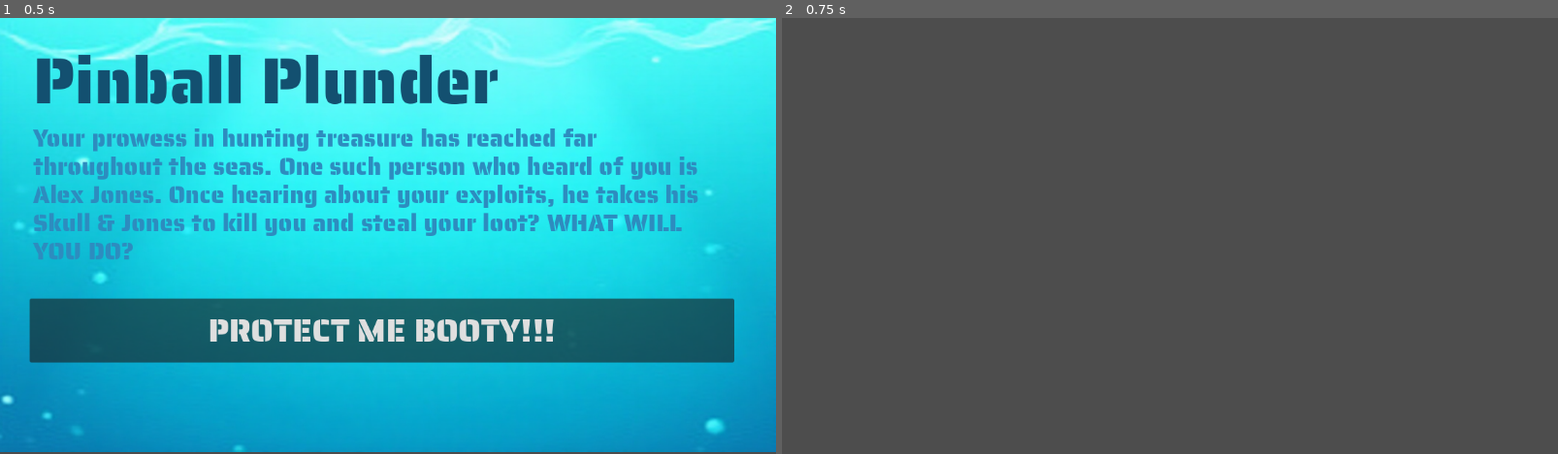
Above: before the commit, frames 1-2 (left to right).
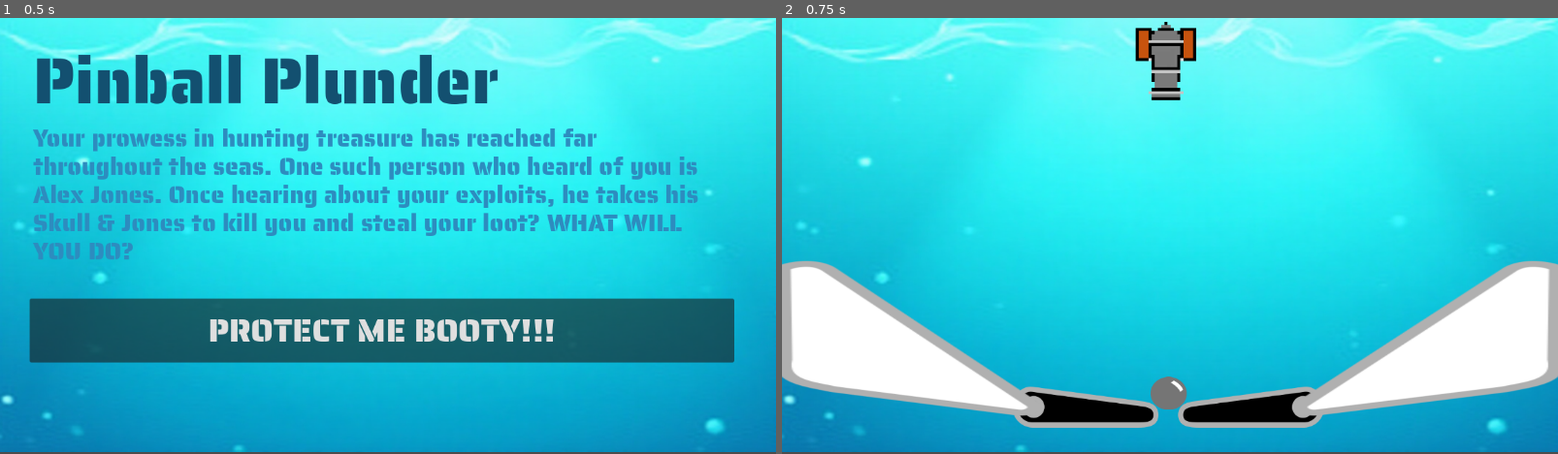
Above: after the commit, the same moments.

Repository: amodhakal/pinball-plunder
Game: Godot game, scene res://scenes/Title.tscn
Same seed, same stepped clock (60 frames per second), same inputs: the game is played once before the commit and once after it.
Inputs:
- Up to frame 1 (0.5 s): no input
- Up to frame 2 (0.75 s): click "PROTECT ME BOOTY!!!" at 0.5 s

Frame 1 is identical in both runs. In frame 2, 99% of the frame differs, in the area x 0-100%, y 0-100%.

Commit message:
Added basic shapes and layout

Diff:
--- a/scenes/Game.tscn
+++ b/scenes/Game.tscn
@@ -1,3 +1,46 @@
-[gd_scene format=3 uid="uid://clo5ro7xhnnkh"]
+[gd_scene load_steps=6 format=3 uid="uid://clo5ro7xhnnkh"]
+
+[ext_resource type="Texture2D" uid="uid://dcqt8bqykipxn" path="res://assets/background.png" id="1_s0mc2"]
+[ext_resource type="Texture2D" uid="uid://dvciojc1o2mq2" path="res://assets/flipper.png" id="2_vbjh6"]
+[ext_resource type="Texture2D" uid="uid://hr5tqv7cdfvf" path="res://assets/triangle.png" id="3_246a4"]
+[ext_resource type="Texture2D" uid="uid://dg2dg4a88kmga" path="res://assets/cannon.png" id="4_eaxl0"]
+[ext_resource type="Texture2D" uid="uid://bs67gss42v31x" path="res://assets/ball.png" id="5_4nvdx"]
 
 [node name="Game" type="Node2D"]
+
+[node name="Background" type="Sprite2D" parent="."]
+position = Vector2(577, 317.5)
+scale = Vector2(1.08519, 0.909722)
+texture = ExtResource("1_s0mc2")
+
+[node name="LeftFlipper" type="Sprite2D" parent="."]
+position = Vector2(450.462, 578.258)
+rotation = -3.14159
+scale = Vector2(0.660576, -0.674566)
+texture = ExtResource("2_vbjh6")
+
+[node name="RightFlipper" type="Sprite2D" parent="."]
+position = Vector2(696.554, 578.258)
+scale = Vector2(0.660877, 0.674113)
+texture = ExtResource("2_vbjh6")
+
+[node name="RightTriangle" type="Sprite2D" parent="."]
+position = Vector2(959.542, 476.04)
+scale = Vector2(2.05541, 0.76278)
+texture = ExtResource("3_246a4")
+
+[node name="LeftTriangle" type="Sprite2D" parent="."]
+position = Vector2(188.492, 476.04)
+rotation = 3.14159
+scale = Vector2(2.01438, -0.763226)
+texture = ExtResource("3_246a4")
+
+[node name="Cannon" type="Sprite2D" parent="."]
+position = Vector2(570, 64)
+scale = Vector2(0.475024, -0.446635)
+texture = ExtResource("4_eaxl0")
+
+[node name="Ball" type="Sprite2D" parent="."]
+position = Vector2(574, 558)
+scale = Vector2(0.710526, 0.644737)
+texture = ExtResource("5_4nvdx")
Binary file added: assets/ball.png
Not shown, added: assets/ball.png.import
Binary file added: assets/cannon.png
Not shown, added: assets/cannon.png.import
Binary file added: assets/flipper.png
Not shown, added: assets/flipper.png.import
Binary file added: assets/triangle.png
Not shown, added: assets/triangle.png.import
Binary file added: assets/wall.png
Not shown, added: assets/wall.png.import
